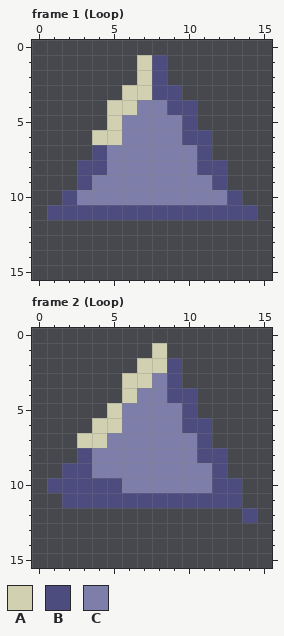
File history of a pixel-art file, darkblue/assets/tri_sheet_hilite.aseprite. The picture above was drawn from the file before the commit.
16x16 pixels, 72 frames. Shown: frame 1 (Loop), frame 2 (Loop). The commit also changed other frames, which this record leaves out.
Palette (. is transparent): A #d1d1b2  B #4c4c7f  C #7e7eaa
Pixels before, frame 1 (Loop), first column x 1:
 1 ......AB......
 2 ......AB......
 3 .....AABB.....
 4 ....AACCBB....
 5 ....ACCCCB....
 6 ...AACCCCBB...
 7 ...BCCCCCCB...
 8 ..BBCCCCCCBB..
 9 ..BCCCCCCCCB..
10 .BCCCCCCCCCCB.
11 BBBBBBBBBBBBBB
Pixels before, frame 2 (Loop), first column x 1:
 1 .......A......
 2 ......AAB.....
 3 .....AACB.....
 4 .....ACCBB....
 5 ....ACCCCB....
 6 ...AACCCCBB...
 7 ..AACCCCCCB...
 8 ..BCCCCCCCBB..
 9 .BBCCCCCCCCB..
10 BBBBBCCCCCCBB.
11 .BBBBBBBBBBBB.
12 .............B
The result:
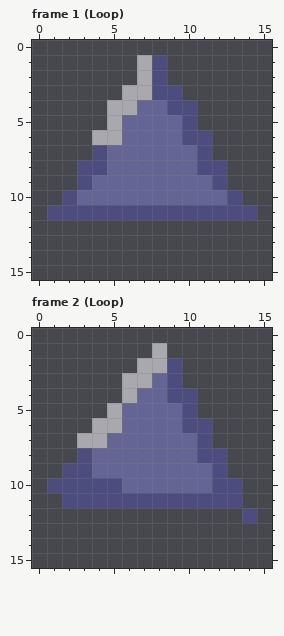
Message: Make orbs pulse, slightly darken tri visuals
Edits made:
Colour A changes from #d1d1b2 to #a8a8ae.
Colour C changes from #7e7eaa to #656595.
Changed places in both pictures, as pixel boxes (x1, y1, x2, y2):
changed: (77, 55, 227, 205)
changed: (77, 343, 212, 493)
